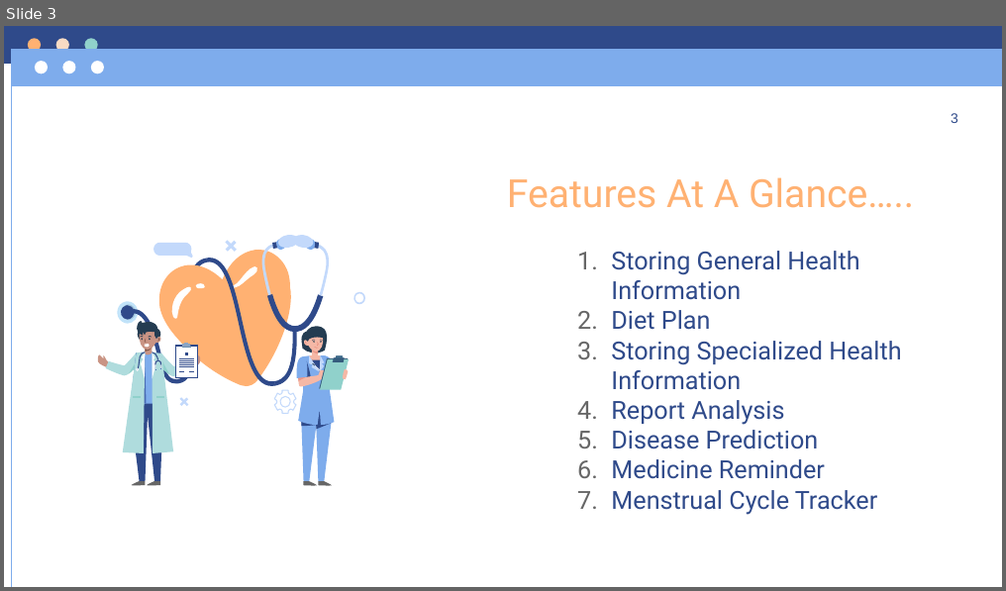
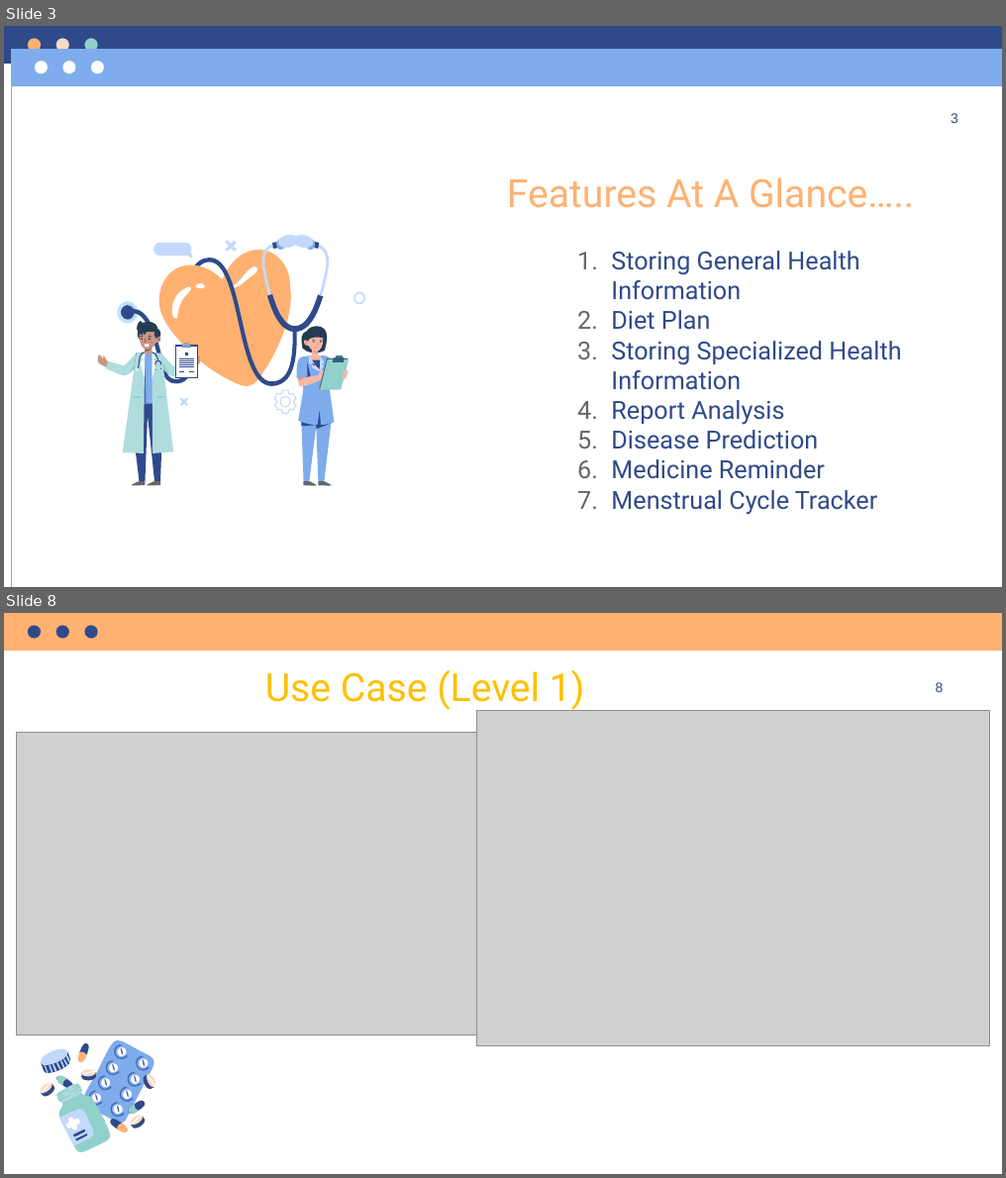
Before and after one commit to SabrinaSusmi/My-Health-Keeper, a slide deck: Final Presentation.pptx. Shown one above the other, each under a label of ours: slide 3 before the commit, slides 3 and 8 after it; the slides between them are not shown. The pictures are 1006x591 and 1006x1178 pixels, drawn with LibreOffice and Linux fonts; fonts in the diff are those of the drawing; grey boxes stand for pictures. Boxes give left, top, right and bottom in pixels: in the first picture for what was removed or moved away, otherwise in the second. Text is boxed around its words. In the diff, an @@ line names an element or a change of style, - is before the commit and + after.

```diff
--- a/Final Presentation.pptx
+++ b/Final Presentation.pptx
@@ slide 8 added at box(4, 613, 1002, 1174), background #FFFFFF @@
@@ group added at box(4, 613, 1002, 651): 3 ellipses, 1 freeform shape @@
@@ title added at box(265, 669, 585, 712), 28 pt, text #FFC000 @@
+Use Case (Level 1)
@@ text added at box(936, 682, 944, 692), 10 pt, text #2F4A8A @@
+8
@@ picture added at box(477, 711, 990, 1046) @@
@@ picture added at box(16, 733, 497, 1035) @@
@@ group added at box(39, 1040, 156, 1153): 70 freeform shapes @@
```
Also in this commit, not shown: 4 slides changed, 4 other slides added.
